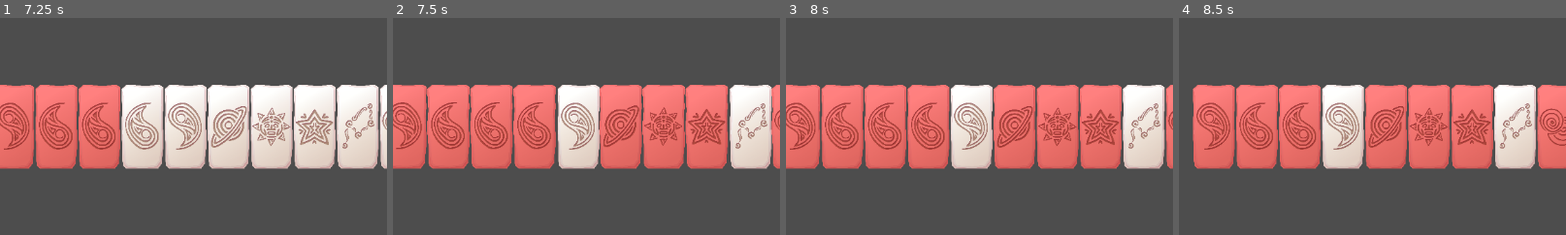
Above: before the commit, frames 1-4 (left to right).
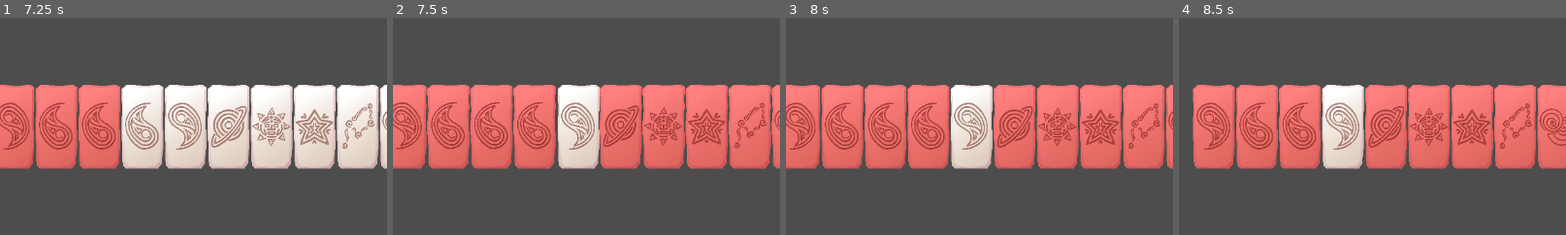
Above: after the commit, the same moments.

Repository: Wendfrey/minijam_210_astral
Game: Godot game, scene res://demo_world.tscn
The game is run twice, just before and just after one commit, with the same random seed, the same clock (stepped at 60 frames per second) and the same inputs. This scene is started directly instead of the project's main scene.
Inputs (mouse positions are % of the whole screen's width and height, from its top left):
- Up to frame 1 (7.25 s): click "CHECK" at 0.5 s; click (3, 6) at 1.27 s; click (10, 6) at 2 s; click (16, 6) at 2.75 s; click (23, 6) at 3.5 s; click (30, 6) at 4.25 s; click (36, 6) at 5 s; click (43, 6) at 5.75 s; click "Borrar" at 6.5 s
- Up to frame 2 (7.5 s): click "CHECK" at 7.25 s
- Up to frame 3 (8 s): no input
- Up to frame 4 (8.5 s): click (3, 6) at 8.02 s
The pictures show only the part of the screen within x 23-73%, y 25-75%; the shares and areas given below are measured in that part.

Frame 1 is identical in both runs. In frame 2, 4.2% of the frame differs, in the area x 86-98%, y 30-70%; in frame 3, 4.1%; in frame 4, 4.1%.

Commit message:
Secret lovers, rule for G changed it was similar to B, checkrules signal changed, new level on development

Diff:
--- a/minijam-210-astral/CheckRules.gd
+++ b/minijam-210-astral/CheckRules.gd
@@ -11,8 +11,9 @@
 const RuleEmultiple3 = preload("uid://bwrj0iw4ifeci")
 const RuleTripleG = preload("uid://ba736gjybk8da")
 const Rule13ThRepeat = preload("uid://dpn0msbk8a3h")
+const RuleGSameNeighbours = preload("uid://wse6ahxoyv7v")
 
-signal no_mistakes
+signal rule_check_result(result:bool)
 
 @export var spacerNP: NodePath
 @onready var spacer: Node2D = get_node(spacerNP)
@@ -29,7 +30,7 @@
 	Rule9ThNoRepeat.new(),
 	Rule10ThRepeat.new(),
 	RuleEmultiple3.new(),
-	RuleTripleG.new(),
+	RuleGSameNeighbours.new(),
 	Rule13ThRepeat.new()
 ]
 
@@ -55,5 +56,4 @@
 	return error_pieces.size() == 0
 
 func _on_button_pressed() -> void:
-	if checkRules():
-		no_mistakes.emit()
+	rule_check_result.emit(checkRules())
--- a/minijam-210-astral/demo_world.gd
+++ b/minijam-210-astral/demo_world.gd
@@ -4,6 +4,7 @@
 
 func _ready() -> void:
 	$TestWorld/LevelManager.queue_free()
+	$TestWorld/RulesChecker.rule_check_result.connect(func (result): print(result))
 
 func _create_item(tipo):
 	if $CanvasLayer/HBoxContainer/BorrarButton.button_pressed:
--- a/minijam-210-astral/element.gd
+++ b/minijam-210-astral/element.gd
@@ -23,6 +23,14 @@
 var current_pos:Vector2
 
 @export var tipo:Tipo = Tipo.A
+var anulled:bool = false:
+	set(value):
+		if errores.is_empty():
+			if value:
+				set_modulation(Color.BLUE)
+			else:
+				set_modulation(Color.WHITE)
+		anulled = value
 var errores:Array[String]
 
 @onready var audioplayer = $ASP_sounds
@@ -96,7 +104,10 @@
 
 func clear_errors():
 	errores.clear()
-	$Sprite2D.modulate = Color.WHITE
+	if anulled:
+		set_modulation(Color.BLUE)
+	else:
+		set_modulation(Color.WHITE)
 	for i in v_box_container.get_children():
 		v_box_container.remove_child(i)
 
@@ -128,3 +139,6 @@
 	audioplayer.stream = audio
 	if !audioplayer.playing:
 		audioplayer.play()
+
+func set_modulation(color:Color):
+	sprite_2d.modulate = Color.WHITE.lerp(color, 0.5)
--- a/minijam-210-astral/level_manager.gd
+++ b/minijam-210-astral/level_manager.gd
@@ -6,12 +6,14 @@
 var current_level = 0
 
 func _ready() -> void:
-	current_level = 0
-	nodeSpacer.add_pieces(arrayFichaTipo([Ficha.Tipo.B, Ficha.Tipo.A, Ficha.Tipo.A]))
+	current_level = -1
+	next_level()
 
 func next_level():
 	current_level += 1
 	match (current_level):
+		0:
+			nodeSpacer.add_pieces(arrayFichaTipo([Ficha.Tipo.B, Ficha.Tipo.A, Ficha.Tipo.A]))
 		1:
 			nodeSpacer.add_pieces(arrayFichaTipo([Ficha.Tipo.C, Ficha.Tipo.C, Ficha.Tipo.B]))
 		2:
@@ -25,6 +27,25 @@
 		6:
 			nodeSpacer.add_pieces(arrayFichaTipo([Ficha.Tipo.F, Ficha.Tipo.F, Ficha.Tipo.F]))
 
+func level_1_next_level():
+	current_level += 1
+	match (current_level):
+		0:
+			nodeSpacer.add_pieces(arrayFichaTipo([Ficha.Tipo.B, Ficha.Tipo.A, Ficha.Tipo.A, Ficha.Tipo.G]))
+		1:
+			nodeSpacer.add_pieces(arrayFichaTipo([Ficha.Tipo.B, Ficha.Tipo.C, Ficha.Tipo.B]))
+		2:
+			nodeSpacer.add_pieces(arrayFichaTipo([Ficha.Tipo.A, Ficha.Tipo.A]))
+		3:
+			nodeSpacer.add_pieces(arrayFichaTipo([Ficha.Tipo.A]))
+		4:
+			nodeSpacer.add_pieces(arrayFichaTipo([Ficha.Tipo.C]))
+		5:
+			nodeSpacer.add_pieces(arrayFichaTipo([Ficha.Tipo.D,Ficha.Tipo.B]))
+		6:
+			nodeSpacer.add_pieces(arrayFichaTipo([Ficha.Tipo.F, Ficha.Tipo.F, Ficha.Tipo.F]))
+
+
 func arrayFichaTipo(array:Array):
 	return Array(
 		array,
@@ -33,5 +54,6 @@
 		Ficha.Tipo
 	)
 
-func _on_rules_checker_no_mistakes() -> void:
-	next_level()
+func _on_rules_checker_result(result:bool) -> void:
+	if result:
+		next_level()
--- a/minijam-210-astral/rules/BaseRule.gd
+++ b/minijam-210-astral/rules/BaseRule.gd
@@ -27,6 +27,5 @@
 func get_piece(index) -> Ficha:
 	return arrayPieces[index]
 
-##Aqui se obtendria que error ha dado si es que ha dado alguno
-func get_error():
-	pass
+func pieces_length() -> int:
+	return arrayPieces.size()
--- a/minijam-210-astral/rules/Rule_BAfterA.gd
+++ b/minijam-210-astral/rules/Rule_BAfterA.gd
@@ -13,4 +13,4 @@
 	return error_fichas
 
 func isBAfterA(bIndex:int) -> bool:
-	return bIndex > 0 and arrayPieces[bIndex - 1].tipo == Ficha.Tipo.A
+	return bIndex > 0 and arrayPieces[bIndex - 1].tipo == Ficha.Tipo.A or get_piece(bIndex).anulled
--- a/minijam-210-astral/rules/Rule_FclosetoC.gd
+++ b/minijam-210-astral/rules/Rule_FclosetoC.gd
@@ -8,7 +8,7 @@
 	var listF = get_index_of_type(Ficha.Tipo.F)
 	var listC = get_index_of_type(Ficha.Tipo.C)
 	for elementD in listF:
-		if not listC.any(func (elementC): return abs(elementD - elementC) <= 4):
+		if not listC.any(func (elementC): return abs(elementD - elementC) <= 2):
 			error_fichas.append(arrayPieces[elementD])
 
 	return error_fichas
--- /dev/null
+++ b/minijam-210-astral/rules/Rule_GSameNeighbours.gd
@@ -0,0 +1,27 @@
+extends BaseRule
+
+const NUMBER_GROUP = 2
+
+func _init() -> void:
+	rule_name = "[color=BLACK][img width=32 color=BLACK]res://assets/img/TinyIconG.png[/img] neighbours must be the same"
+
+func _check_rules_internal() -> Array[Ficha]:
+	var error_fichas:Array[Ficha] = []
+
+	var gArray = get_index_of_type(Ficha.Tipo.G)
+	if gArray.size() == 0:
+		return []
+
+	for gValue in gArray:
+		if gValue == 0 or gValue + 1 == pieces_length():
+			error_fichas.append(get_piece(gValue))
+		elif get_piece(gValue-1).tipo != get_piece(gValue+1).tipo:
+			error_fichas.append(get_piece(gValue))
+
+	return error_fichas
+
+func registerWrongPairings(count, current_index,error_list, listGroup):
+	count -= (count / NUMBER_GROUP) * NUMBER_GROUP
+	if count % NUMBER_GROUP != 0:
+		for i in range(count):
+			error_list.append(get_piece(listGroup[current_index - i]))
--- /dev/null
+++ b/minijam-210-astral/rules/Secret_Lovers.gd
@@ -0,0 +1,40 @@
+extends BaseRule
+
+const NUMBER_GROUP = 2
+
+func _init() -> void:
+	rule_name = "[color=BLACK][img width=32 color=BLACK]res://assets/img/TinyIconG.png[/img] must come in pairs"
+
+func _check_rules_internal() -> Array[Ficha]:
+	var secret_lovers:Array[Ficha] = []
+
+	var dArray = get_index_of_type(Ficha.Tipo.D)
+	var bArray = get_index_of_type(Ficha.Tipo.B)
+	dArray.sort()
+	bArray.sort()
+
+	var dIndex = 0
+	var bIndex = 0
+	while(dIndex < dArray.size() and bIndex < bArray.size()):
+		var bValue = bArray[bIndex]
+		var dValue = dArray[dIndex]
+		if bValue >= dValue:
+			dIndex += 1
+		elif dValue - bValue > 1:
+			get_piece(bValue).anulled = false
+			bIndex += 1
+		else:
+			var bPiece = get_piece(bValue)
+			bPiece.anulled = can_be_lovers(bValue)
+			if bPiece.anulled:
+				secret_lovers.append(bPiece)
+			bIndex += 1
+			dIndex += 1
+
+	for i in range(bIndex, bArray.size()):
+		get_piece(bArray[i]).anulled = false
+
+	return secret_lovers
+
+func can_be_lovers(bIndex):
+	return bIndex == 0 or bIndex > 0 and get_piece(bIndex-1).tipo != Ficha.Tipo.A
--- a/minijam-210-astral/spacer.gd
+++ b/minijam-210-astral/spacer.gd
@@ -1,6 +1,7 @@
 extends Node2D
 
 const ELEMENT = preload("uid://cte0ymnxkobwq")
+const SecretLovers = preload("uid://w7gf6cgu38n2")
 
 var pieces:Array[Ficha]
 
@@ -10,6 +11,8 @@
 
 @export var swapMargin:Vector2 = Vector2(64,172)
 @export var cellWidth: int = 128
+
+var secretLovers:BaseRule = SecretLovers.new()
 
 func _ready() -> void:
 	pieces = Array(
@@ -48,6 +51,8 @@
 	pickedNode = null
 	dropped_tween["tween"] = tween
 	dropped_tween["node"] = node
+
+	secretLovers.check_rules(pieces.duplicate())
 
 var previousTweens:Dictionary = {}
 func _on_element_item_rect_changed():
@@ -101,6 +106,7 @@
 		add_child(nficha)
 
 	reset_values(withAnimation, tipoArray.size())
+	secretLovers.check_rules(pieces.duplicate())
 
 func add_piece(tipo: Ficha.Tipo, withAnimation=true):
 	var nficha:Ficha = ELEMENT.instantiate()
@@ -113,6 +119,7 @@
 	add_child(nficha)
 
 	reset_values.call_deferred(withAnimation)
+	secretLovers.check_rules(pieces.duplicate())
 
 func reset_values(withAnimation=true, inserted = 1):
 	var center = (pieces.size() - 1) * cellWidth / 2.0
@@ -137,12 +144,6 @@
 		tween.tween_property(child, "global_position", nPosition, time)\
 		.set_trans(Tween.TRANS_CUBIC)
 
-func _unhandled_input(event: InputEvent) -> void:
-	if event is InputEventKey:
-		if event.keycode == KEY_P and event.is_released():
-			remove_pieces([Ficha.Tipo.A,Ficha.Tipo.A])
-
-
 func remove_pieces(arrayTipo:Array[Ficha.Tipo]):
 	var nodesToRemove:Array[Ficha] = []
 	for tipo in arrayTipo:
@@ -157,3 +158,5 @@
 		tween.finished.connect(node.queue_free)
 		tweenBig.parallel().tween_subtween(tween)
 	tweenBig.parallel().tween_callback(reset_values.bind(true, 0)).set_delay(0.2)
+
+	secretLovers.check_rules(pieces.duplicate())
--- a/minijam-210-astral/test_world.tscn
+++ b/minijam-210-astral/test_world.tscn
@@ -44,4 +44,4 @@
 bus = &"SFX"
 
 [connection signal="pressed" from="CanvasLayer/Button" to="RulesChecker" method="_on_button_pressed"]
-[connection signal="no_mistakes" from="RulesChecker" to="LevelManager" method="_on_rules_checker_no_mistakes"]
+[connection signal="rule_check_result" from="RulesChecker" to="LevelManager" method="_on_rules_checker_result"]
Not shown, added: minijam-210-astral/rules/Rule_GSameNeighbours.gd.uid
Not shown, added: minijam-210-astral/rules/Secret_Lovers.gd.uid
